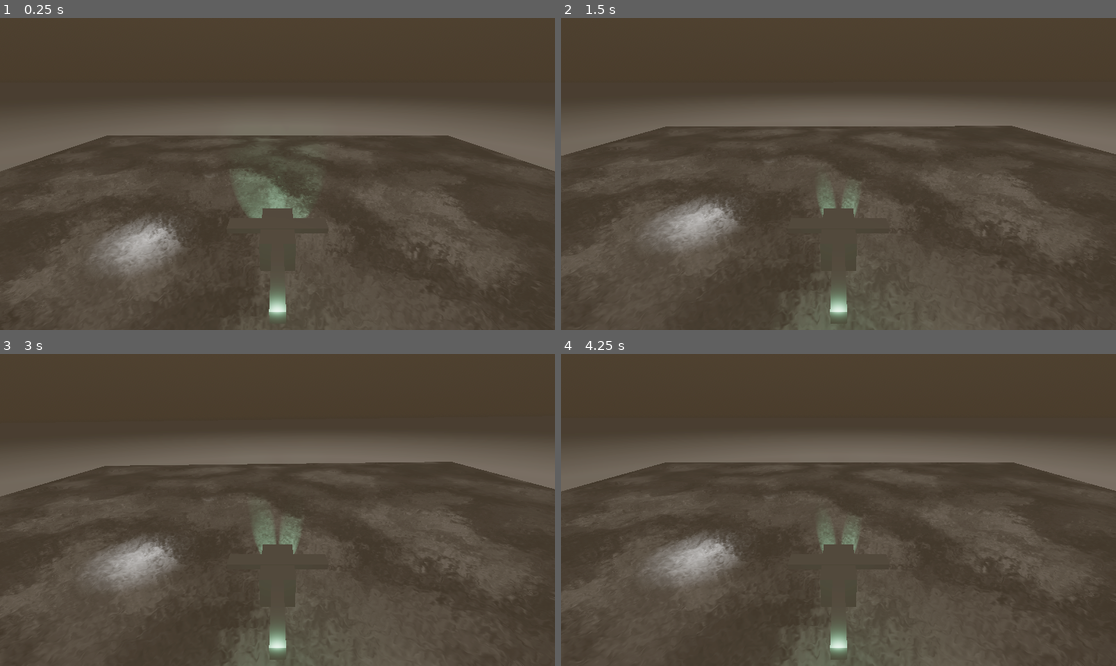
Above: before the commit, frames 1-4 (two rows, left to right).
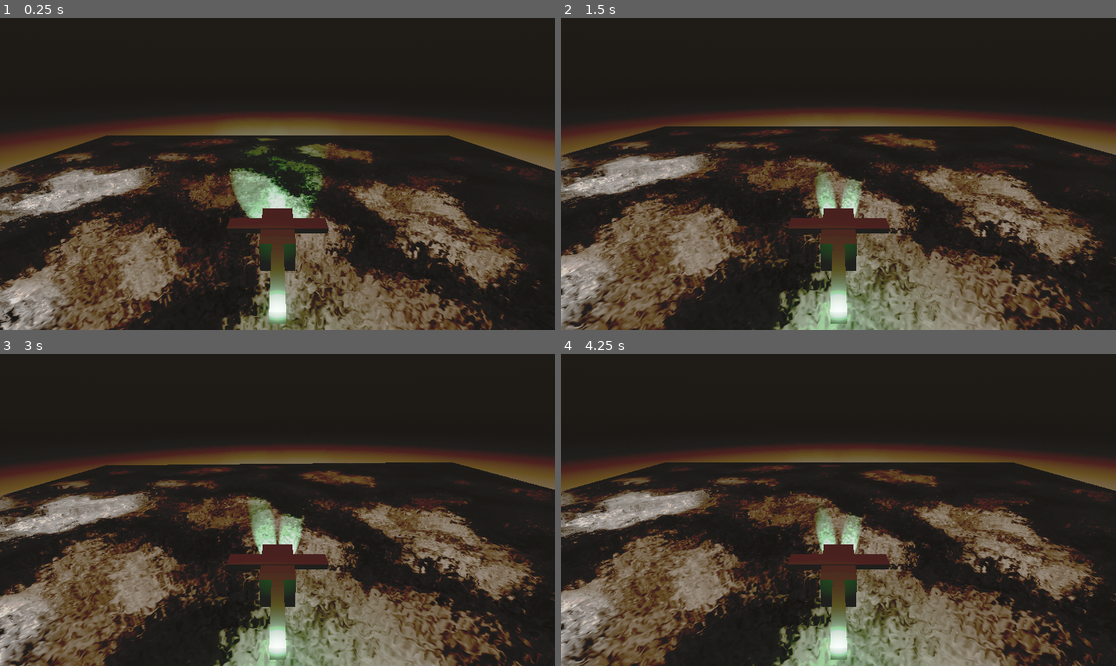
Above: after the commit, the same moments.

Repository: fracter2/here-be-le-dragon
Game: Godot game, scene res://Content/World.tscn
Same seed, same stepped clock (60 frames per second), same inputs: the game is played once before the commit and once after it.
Inputs:
- Up to frame 1 (0.25 s): no input
- Up to frame 2 (1.5 s): hold D (barrel_right) 0.53-1.28 s; tap P (flip_pitch) at 0.6, 1.35 s; hold Down (pitch_down) from 1.28 s (still down)
- Up to frame 3 (3 s): tap Enter at 2 s; release Down (pitch_down) at 2.03 s; hold D (barrel_right) 2.03-2.78 s; tap P (flip_pitch) at 2.1, 2.85 s; tap Space (thrust_up) at 2.75 s; hold Up (pitch_up) from 2.78 s (still down)
- Up to frame 4 (4.25 s): release Up (pitch_up) at 3.53 s; hold A (barrel_left) from 3.53 s (still down); tap P (flip_pitch) at 3.6 s

The runs differ from the first frame. In frame 1, 94% of the frame differs, in the area x 0-100%, y 0-100%; in frame 2, 94%; in frame 3, 94%; in frame 4, 94%.

Commit message:
Changed fog to exponential-mode and added pixel dithering to the ground. Also made another color mapping

Diff:
--- a/Content/World.tscn
+++ b/Content/World.tscn
@@ -3,7 +3,9 @@
 [ext_resource type="PackedScene" uid="uid://d1gyep613eqe1" path="res://Content/Helicopter.tscn" id="1_k5ufn"]
 
 [sub_resource type="Gradient" id="Gradient_k5ufn"]
-interpolation_mode = 2
+interpolation_color_space = 1
+offsets = PackedFloat32Array(0, 0.233766, 0.385281, 0.597403, 0.623377, 1)
+colors = PackedColorArray(0, 0, 0, 1, 0.0937679, 0.093768, 0.0937679, 1, 0.130194, 0.130195, 0.130194, 1, 0.654526, 0.654526, 0.654526, 1, 0.804127, 0.804128, 0.804127, 1, 1, 1, 1, 1)
 
 [sub_resource type="GradientTexture1D" id="GradientTexture1D_t4kx2"]
 gradient = SubResource("Gradient_k5ufn")
@@ -28,17 +30,16 @@
 glow_enabled = true
 glow_hdr_threshold = 0.83
 fog_enabled = true
-fog_mode = 1
 fog_light_color = Color(0.556957, 0.509324, 0.437992, 1)
 fog_light_energy = 0.33
-fog_sun_scatter = 0.33
-fog_density = 1.0
+fog_sun_scatter = 0.18
+fog_density = 0.0256
+fog_aerial_perspective = 0.181
 fog_sky_affect = 0.809
-fog_height = 30.32
-fog_height_density = 0.0611
+fog_height_density = 0.0016
 fog_depth_curve = 0.0563288
-fog_depth_begin = 50.0
-fog_depth_end = 250.0
+fog_depth_begin = 75.1
+fog_depth_end = 300.5
 adjustment_enabled = true
 adjustment_color_correction = SubResource("GradientTexture1D_t4kx2")
 
@@ -71,6 +72,11 @@
 "
 
 [sub_resource type="StandardMaterial3D" id="StandardMaterial3D_d1ggt"]
+rim = 0.0
+proximity_fade_distance = 2247.84
+distance_fade_mode = 2
+distance_fade_min_distance = 250.0
+distance_fade_max_distance = 120.0
 
 [sub_resource type="PlaneMesh" id="PlaneMesh_k5ufn"]
 material = SubResource("StandardMaterial3D_d1ggt")
@@ -153,6 +159,7 @@
 [node name="Map" type="Node3D" parent="."]
 
 [node name="MeshInstance3D" type="MeshInstance3D" parent="Map"]
+transform = Transform3D(1, 0, 0, 0, 1, 0, 0, 0, 1, 0, -1, 0)
 mesh = SubResource("PlaneMesh_k5ufn")
 metadata/_edit_group_ = true
 
@@ -164,6 +171,7 @@
 shape = SubResource("BoxShape3D_k5ufn")
 
 [node name="CSGBox3D" type="CSGBox3D" parent="Map"]
+transform = Transform3D(1, 0, 0, 0, 1, 0, 0, 0, 1, 0.0045166, 0.0504408, -0.0130348)
 use_collision = true
 size = Vector3(80, 5, 80)
 material = SubResource("StandardMaterial3D_hlcxu")
@@ -190,12 +198,14 @@
 replication_config = SubResource("SceneReplicationConfig_k5ufn")
 
 [node name="OmniLight3D" type="OmniLight3D" parent="."]
-transform = Transform3D(1, 0, 0, 0, 1, 0, 0, 0, 1, -10.9128, 4.31812, -4.21258)
+transform = Transform3D(1, 0, 0, 0, 1, 0, 0, 0, 1, -15.973, 4.31812, 5.35193)
 light_energy = 8.351
+omni_range = 5.8817
 
 [node name="SpotLight3D" type="SpotLight3D" parent="."]
-transform = Transform3D(1, 0, 0, 0, 0.960745, 0.277432, 0, -0.277432, 0.960745, -9.19285, 6.80372, -7.6622)
-light_energy = 5.81
-spot_range = 13.8376
-spot_angle = 10.4154
-spot_angle_attenuation = 0.0106722
+transform = Transform3D(1, 0, 0, 0, 0.960745, 0.277432, 0, -0.277432, 0.960745, -31.2542, 12.7703, 16.0375)
+light_energy = 11.896
+spot_range = 55.5272
+spot_attenuation = 0.57
+spot_angle = 24.9844
+spot_angle_attenuation = 0.203063
--- /dev/null
+++ b/World Environment/Color_volcano1.tres
@@ -0,0 +1,9 @@
+[gd_resource type="GradientTexture1D" load_steps=2 format=3 uid="uid://d01ysv7mpnpo2"]
+
+[sub_resource type="Gradient" id="Gradient_k5ufn"]
+interpolation_color_space = 1
+offsets = PackedFloat32Array(0, 0.233766, 0.385281, 0.597403, 0.623377, 1)
+colors = PackedColorArray(0, 0, 0, 1, 0.0937679, 0.093768, 0.0937679, 1, 0.130194, 0.130195, 0.130194, 1, 0.654526, 0.654526, 0.654526, 1, 0.804127, 0.804128, 0.804127, 1, 1, 1, 1, 1)
+
+[resource]
+gradient = SubResource("Gradient_k5ufn")
